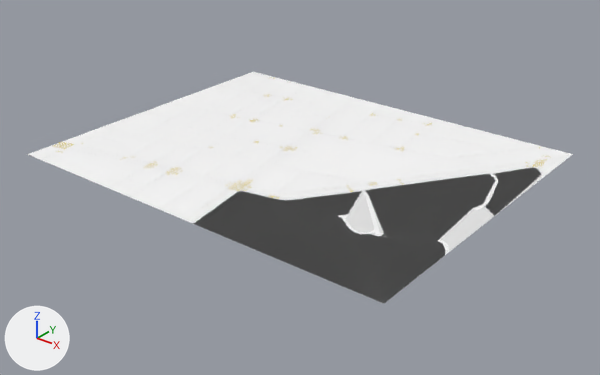
What one commit did to the glTF model packages/client/public/maps/11-NW-19D.glb.
One viewpoint serves both versions: a 50 mm camera at (836463.0, 818448.0, 587.0) aimed at (835638.0, 819479.0, -53.0). The axes (+X, +Y, +Z) are drawn at lower left. The lights are the same throughout. The older version comes first. Where no turn or scale is listed for an object, it has been applied to the vertices. Vertices at exactly the same position are counted once.

Objects in the first picture: '19D Road'.
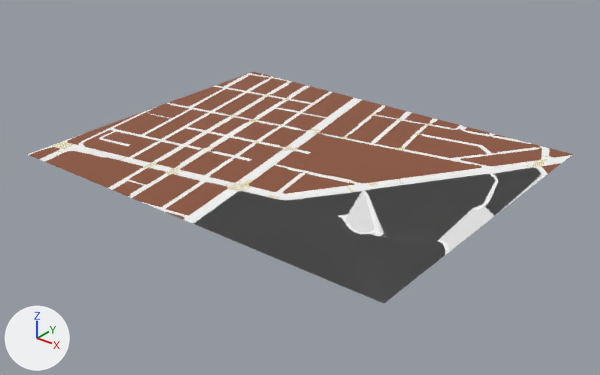
The newer file is also turned or shifted as a whole; pictures and numbers use the older file's frame.

Boxes (x1, y1, x2, y2) around the edits, measured in the pictures (600 x 375 px):
```json
{"object": "19D Road", "change": "surface changed", "before": [28, 72, 573, 221], "after": [28, 72, 573, 221], "on screen": "white to brown"}
{"part": 1, "of": "me_平面_001", "change": "surface changed", "before": [29, 72, 573, 219], "after": [29, 72, 573, 219], "on screen": "white to brown"}
```

Edits to the scene script, one JSON object a line:
```json
{"op": "add", "block": "img_walk", "code": ["img_walk = load_image('walk', '_unpacked/walk', 1024, 1024, 'sRGB')"]}
{"op": "remove", "block": "mat_行人路材質", "code": "mat_行人路材質.base_color = (1.0, 1.0, 1.0)  # white #ffffff"}
{"op": "add", "block": "mat_行人路材質", "code": "mat_行人路材質.texture = img_walk"}
{"block": "me_平面_001", "where": "# used by ob_19d_road; location = (835622.0, 819499.0, 0.0)"}
{"op": "remove", "block": "me_平面_001", "code": "me_平面_001.from_pydata(...)  # 16669 vertices, 18816 faces; spans x -377.0..375.0, y -300.0..300.0, z 0.0"}
{"op": "add", "block": "me_平面_001", "code": "me_平面_001.from_pydata(...)  # 16669 vertices, 18815 faces; spans x -377.0..375.0, y -300.0..300.0, z 0.0"}
{"block": "me_平面_001", "change": "me_平面_001 part 1: 17791 kept faces spanning x -377.0..375.0, y -300.0..300.0, z 0.0 get new texture (UV) coordinates"}
{"block": "me_平面_001", "change": "edits to the shape of me_平面_001 do not show in these pictures"}
```
